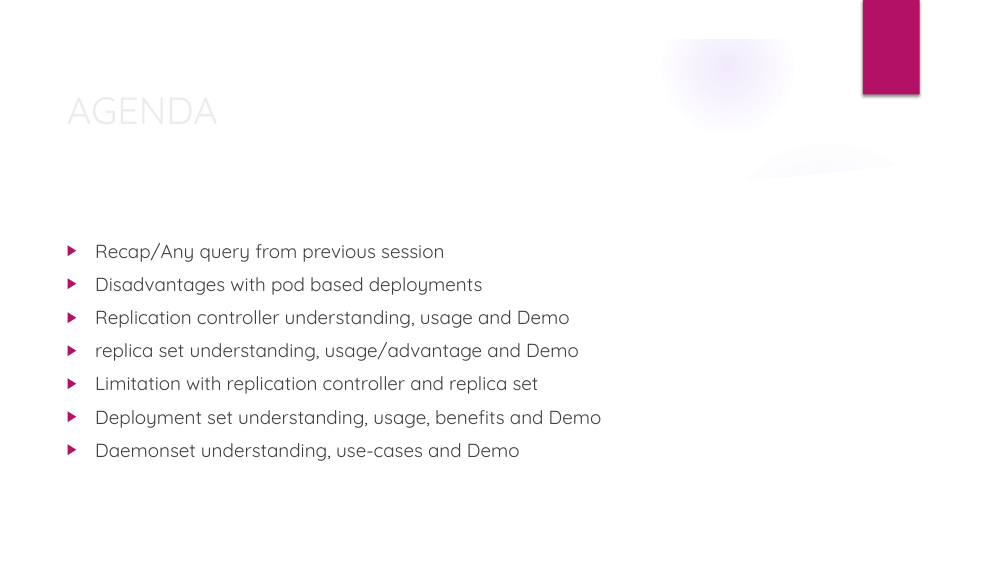
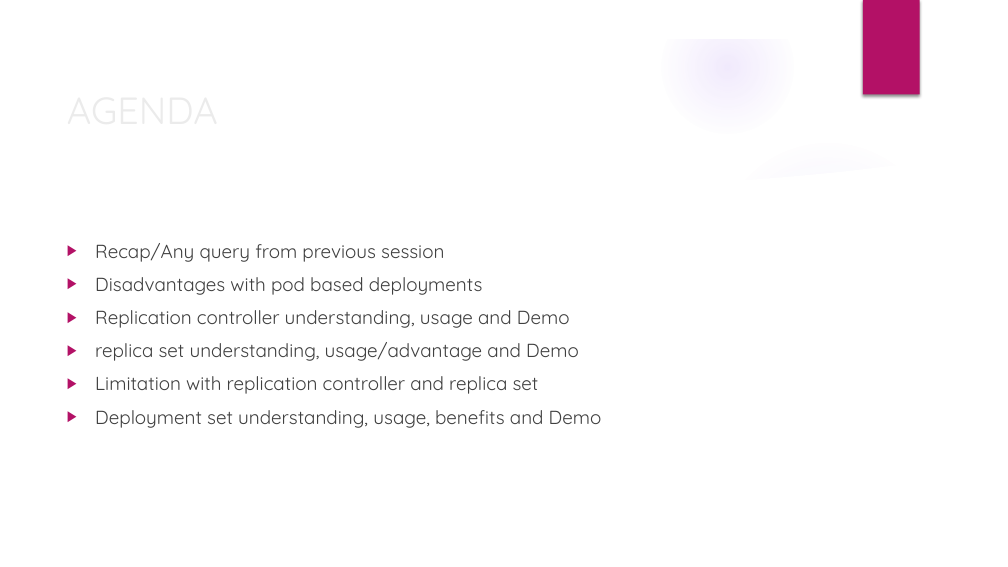
Before and after one commit to deepkumartraining/docker-k8s-April23, a slide deck: slide 2 of Day29/DockerAndKubernetes_Training-Day29.pptx. Drawn at 1008x567 pixels with LibreOffice and Linux fonts; fonts in the diff are those of the drawing; background and template pictures are left out. Boxes give left, top, right and bottom in pixels: in the first picture for what was removed or moved away, otherwise in the second. Text is boxed around its words. In the diff, an @@ line names an element or a change of style, - is before the commit and + after.

```diff
--- a/Day29/DockerAndKubernetes_Training-Day29.pptx
+++ b/Day29/DockerAndKubernetes_Training-Day29.pptx
@@ text at <box>95,443,520,461</box>: paragraph removed @@
-▶ Daemonset understanding, use-cases and Demo
```
Also in this commit, not shown: 1 other slide changed, 4 other files.
